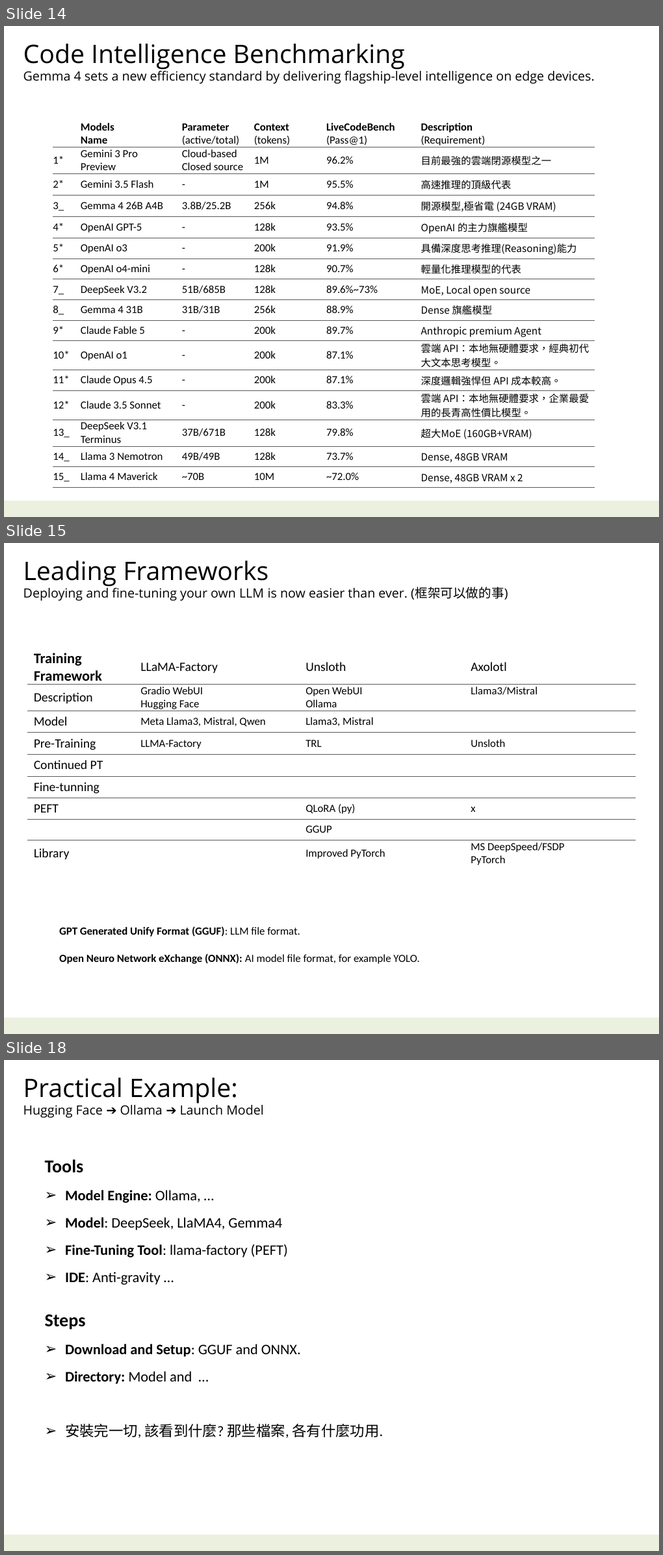
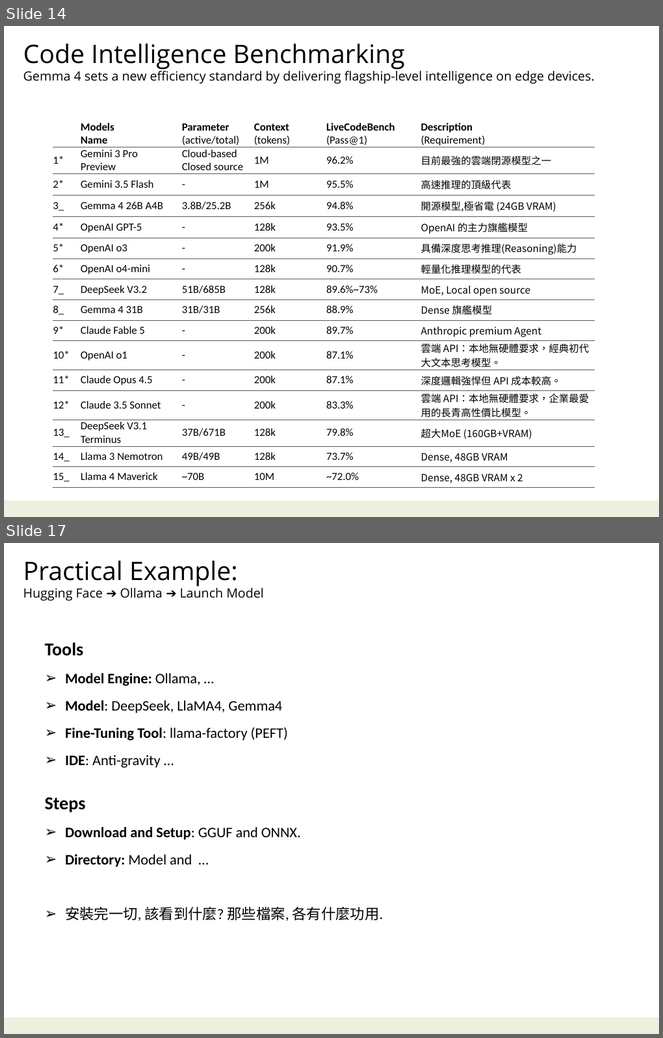
Before and after one commit to navibator/crazy-ai, a slide deck: ai-gemma.pptx. Shown one above the other, each under a label of ours: slides 14, 15 and 18 before the commit, slides 14 and 17 after it; the slides between them are not shown. The pictures are 663x1555 and 663x1038 pixels, drawn with LibreOffice and Linux fonts; fonts in the diff are those of the drawing. Boxes give left, top, right and bottom in pixels: in the first picture for what was removed or moved away, otherwise in the second. Text is boxed around its words. In the diff, an @@ line names an element or a change of style, - is before the commit and + after.

```diff
--- a/ai-gemma.pptx
+++ b/ai-gemma.pptx
@@ slide 15 removed at [4, 543, 659, 1034], background #FFFFFF; not listed: 1 template element that a slide beside it also shows @@
@@ text removed at [24, 561, 508, 601] @@
-Leading Frameworks
-Deploying and fine-tuning your own LLM is now easier than ever. (框架可以做的事)
@@ table removed at [27, 649, 636, 868], 9 rows, 4 columns @@
-Training / Framework | LLaMA-Factory | Unsloth | Axolotl
-Description | Gradio WebUI / Hugging Face | Open WebUI / Ollama | Llama3/Mistral
-Model | Meta Llama3, Mistral, Qwen | Llama3, Mistral | 
-Pre-Training | LLMA-Factory | TRL | Unsloth
-Continued PT |  |  | 
-Fine-tunning |  |  | 
-PEFT |  | QLoRA (py) | x
- |  | GGUP | 
-Library |  | Improved PyTorch | MS DeepSpeed/FSDP / PyTorch
@@ text removed at [59, 927, 420, 964] @@
-GPT Generated Unify Format (GGUF): LLM file format.
-Open Neuro Network eXchange (ONNX): AI model file format, for example YOLO.
@@ what was slide 18 is now slide 17 @@
```
Also in this commit, not shown: 1 slide changed, 2 slides added, 2 other slides removed, 1 other file.
